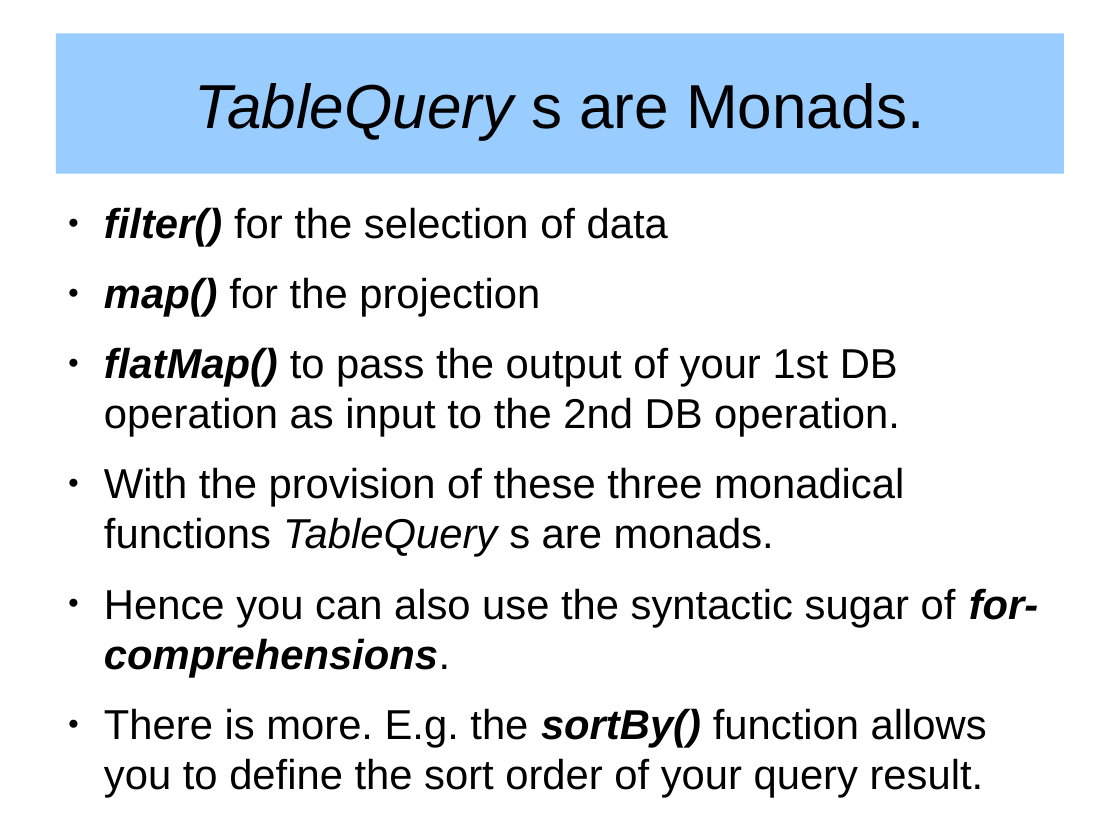
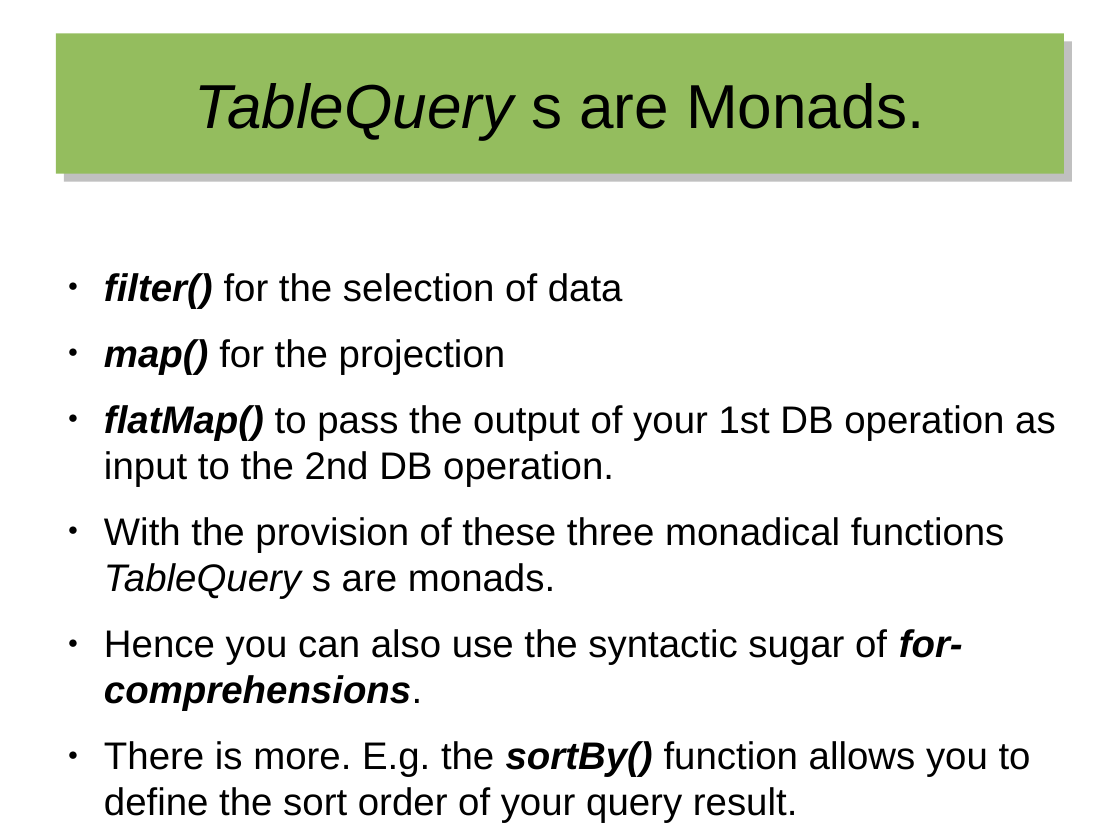
Before and after one commit to hermannhueck/MusicService, a slide deck: slide 7 of Services/MusicService-Play-Scala-Slick-NoAuth/Slides/2016-01-19_Implementing-a-many-to-many-Relationship-with-Slick.odp. Drawn at 1120x840 pixels with LibreOffice and Linux fonts; fonts in the diff are those of the drawing. Boxes give left, top, right and bottom in pixels: in the first picture for what was removed or moved away, otherwise in the second. Text is boxed around its words. In the diff, an @@ line names an element or a change of style, - is before the commit and + after.

```diff
--- a/Services/MusicService-Play-Scala-Slick-NoAuth/Slides/2016-01-19_Implementing-a-many-to-many-Relationship-with-Slick.odp
+++ b/Services/MusicService-Play-Scala-Slick-NoAuth/Slides/2016-01-19_Implementing-a-many-to-many-Relationship-with-Slick.odp
@@ title "TableQuery s are Monads." at (56,34,1064,174): fill #99CCFF to #94BD5E; shadow on @@
@@ text "filter() for the selection of ..." at (104,273,1056,823): size 29.6 to 27.2 pt @@
```
Also in this commit, not shown: 22 other slides changed, 1 slide added, 1 other file.
